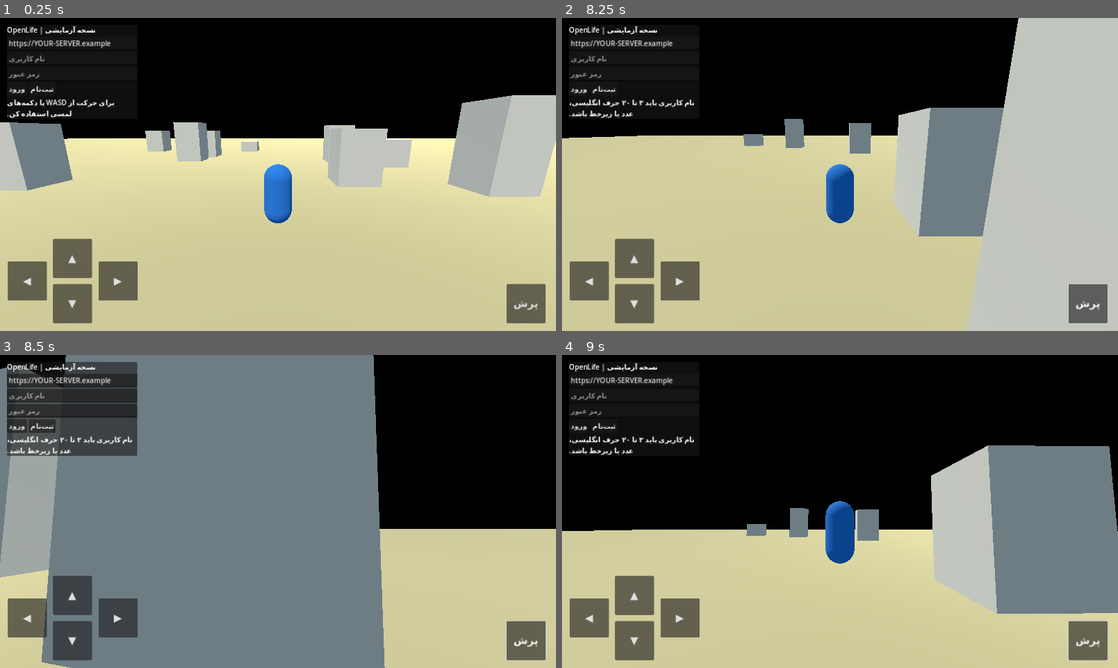
Above: before the commit, frames 1-4 (two rows, left to right).
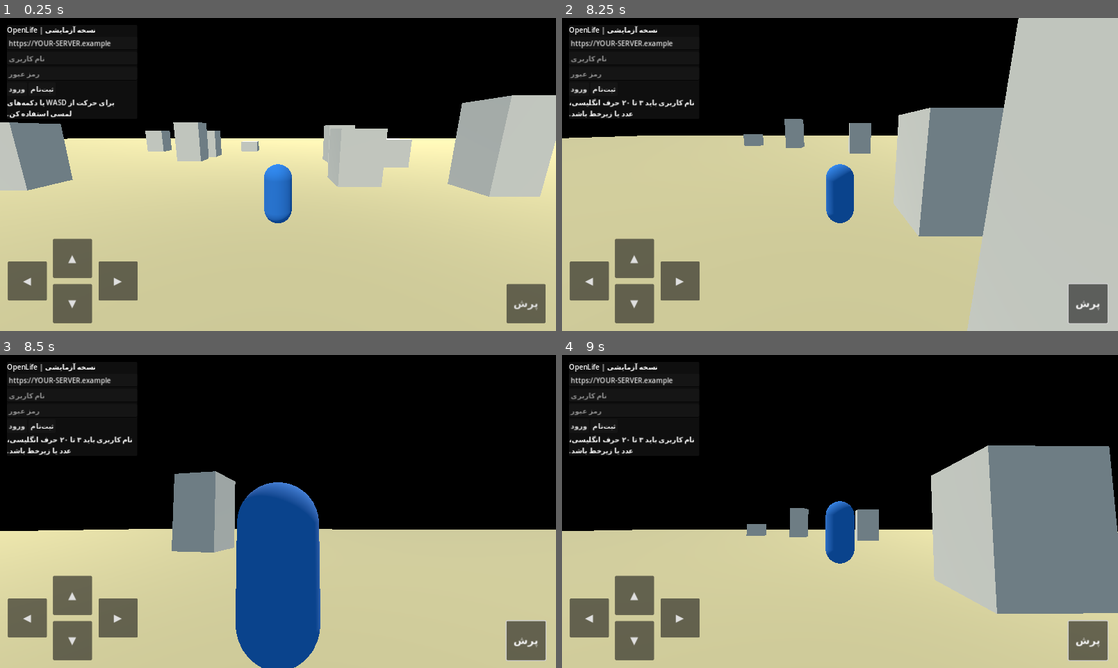
Above: after the commit, the same moments.

Repository: mvarkati1390-lgtm/OpenLife
Game: Godot game, scene res://Main.tscn
Same seed, same stepped clock (60 frames per second), same inputs: the game is played once before the commit and once after it.
Inputs (mouse positions are in pixels of both pictures, inside the frame that each line leads up to):
- Up to frame 1 (0.25 s): no input
- Up to frame 2 (8.25 s): tap Enter (ui_accept) at 0.5, 0.77 s; move the mouse to (812, 237) at 0.52 s; hold W (move_forward) 0.53-1.25 s; click (812, 237) at 0.67 s; drag from (1006, 221) to (812, 237) at 1.27 s; click "ورود" at 2 s; click "ثبت‌نام" at 2.75 s; click "▲" at 3.5 s; click "▼" at 4.25 s; click "◀" at 5 s; click "▶" at 5.75 s; click "پرش" at 6.5 s; move the mouse to (673, 127) at 7.27 s; hold A (move_left) 7.28-8 s; drag from (867, 174) to (673, 127) at 8.02 s
- Up to frame 3 (8.5 s): no input
- Up to frame 4 (9 s): tap Enter (ui_accept) at 8.75 s; move the mouse to (756, 433) at 8.77 s; hold S (move_back) from 8.78 s (still down)

Frames 1-2 are identical in both runs. In frame 3, 61% of the frame differs, in the area x 0-100%, y 0-100%; in frame 4, nothing differs.

Commit message:
Add physical collisions to world obstacles

Diff:
--- a/godot/scripts/main.gd
+++ b/godot/scripts/main.gd
@@ -63,15 +63,22 @@
 	add_child(ground)
 
 	for i in range(12):
-		var block := MeshInstance3D.new()
+		var obstacle := StaticBody3D.new()
 		var mesh := BoxMesh.new()
 		mesh.size = Vector3(2.5, randf_range(1.5, 5.0), 2.5)
+		var block := MeshInstance3D.new()
 		block.mesh = mesh
-		block.position = Vector3(randf_range(-28, 28), mesh.size.y / 2.0, randf_range(-28, 28))
 		var mat := StandardMaterial3D.new()
 		mat.albedo_color = Color(0.78, 0.76, 0.68)
 		block.material_override = mat
-		add_child(block)
+		obstacle.add_child(block)
+		var collision := CollisionShape3D.new()
+		var shape := BoxShape3D.new()
+		shape.size = mesh.size
+		collision.shape = shape
+		obstacle.add_child(collision)
+		obstacle.position = Vector3(randf_range(-28, 28), mesh.size.y / 2.0, randf_range(-28, 28))
+		add_child(obstacle)
 
 func _build_player() -> void:
 	player = PLAYER_SCRIPT.new()
